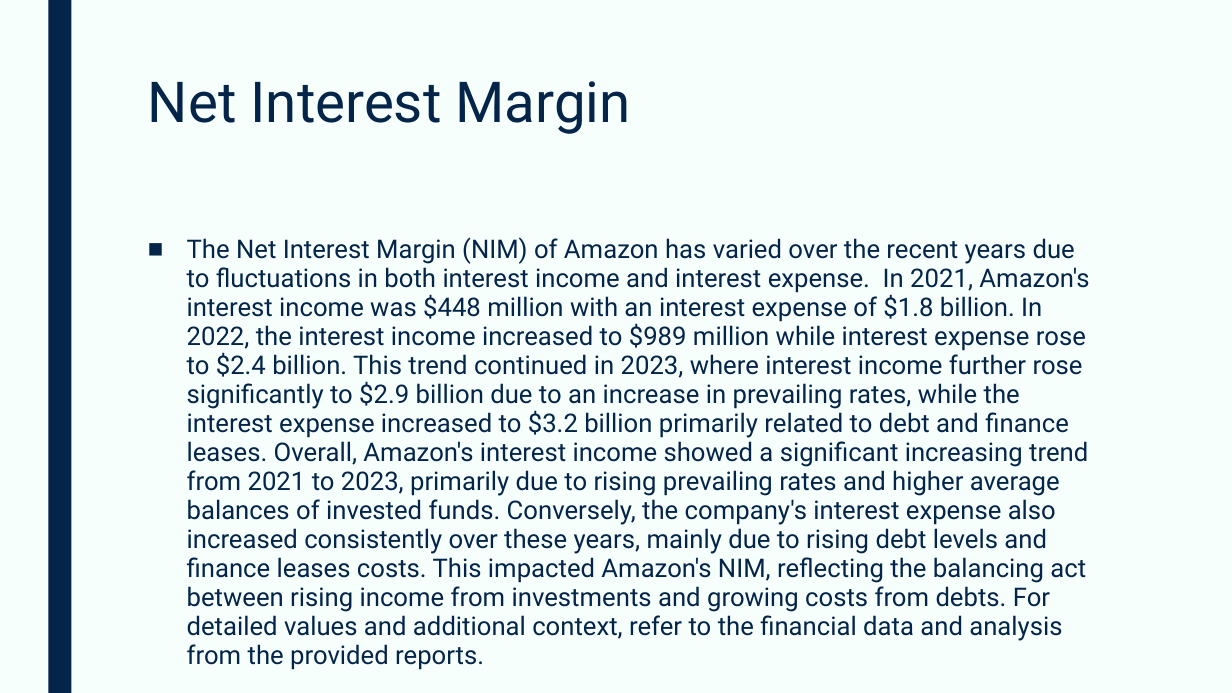
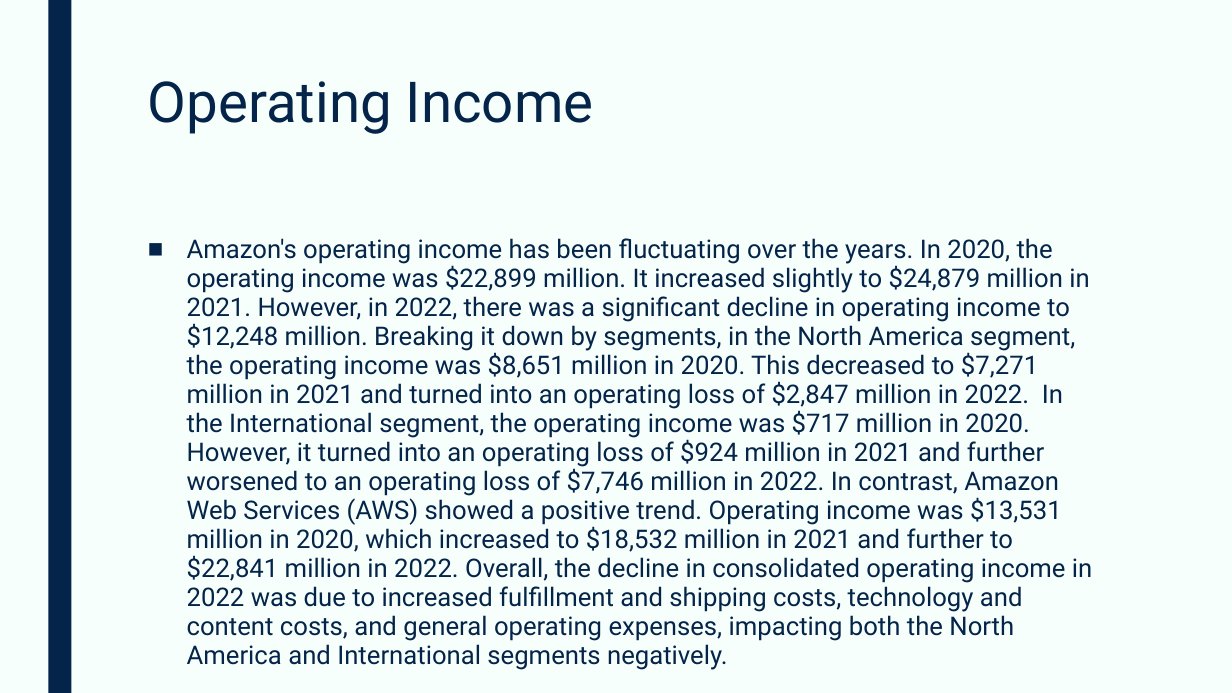
Before and after one commit to devangovind/AMUCLDISS, a slide deck: slide 3 of fastapi-backend/app/pres/output.pptx (slide 5 before the commit). Drawn at 1232x693 pixels with LibreOffice and Linux fonts; fonts in the diff are those of the drawing. Boxes give left, top, right and bottom in pixels: in the first picture for what was removed or moved away, otherwise in the second. Text is boxed around its words. In the diff, an @@ line names an element or a change of style, - is before the commit and + after.

```diff
--- a/fastapi-backend/app/pres/output.pptx
+++ b/fastapi-backend/app/pres/output.pptx
@@ title at (148,81,594,134): text changed @@
-Net Interest Margin
+Operating Income
@@ text at (187,238,1092,612): text changed @@
-■ The Net Interest Margin (NIM) of Amazon has varied over the recent years due to fluctuations in both interest income and interest expense. In 2021, Amazon's interest income was $448 million with an interest expense of $1.8 billion. In 2022, the interest income increased to $989 million while interest expense rose to $2.4 billion. This trend continued in 2023, where interest income further rose significantly to $2.9 billion due to an increase in prevailing rates, while the interest expense increased to $3.2 billion primarily related to debt and finance leases. Overall, Amazon's interest income showed a significant increasing trend from 2021 to 2023, primarily due to rising prevailing rates and higher average balances of invested funds. Conversely, the company's interest expense also increased consistently over these years, mainly due to rising debt levels and finance leases costs. This impacted Amazon's NIM, reflecting the balancing act between rising income from investments and growing costs from debts. For detailed values and additional context, refer to the financial data and analysis from the provided reports.
+■ Amazon's operating income has been fluctuating over the years. In 2020, the operating income was $22,899 million. It increased slightly to $24,879 million in 2021. However, in 2022, there was a significant decline in operating income to $12,248 million. Breaking it down by segments, in the North America segment, the operating income was $8,651 million in 2020. This decreased to $7,271 million in 2021 and turned into an operating loss of $2,847 million in 2022. In the International segment, the operating income was $717 million in 2020. However, it turned into an operating loss of $924 million in 2021 and further worsened to an operating loss of $7,746 million in 2022. In contrast, Amazon Web Services (AWS) showed a positive trend. Operating income was $13,531 million in 2020, which increased to $18,532 million in 2021 and further to $22,841 million in 2022. Overall, the decline in consolidated operating income in 2022 was due to increased fulfillment and shipping costs, technology and content costs, and general operating expenses, impacting both the North America and International segments negatively.
```
Also in this commit, not shown: 3 other slides changed, 4 slides added, 2 slides removed, 2 other files.
